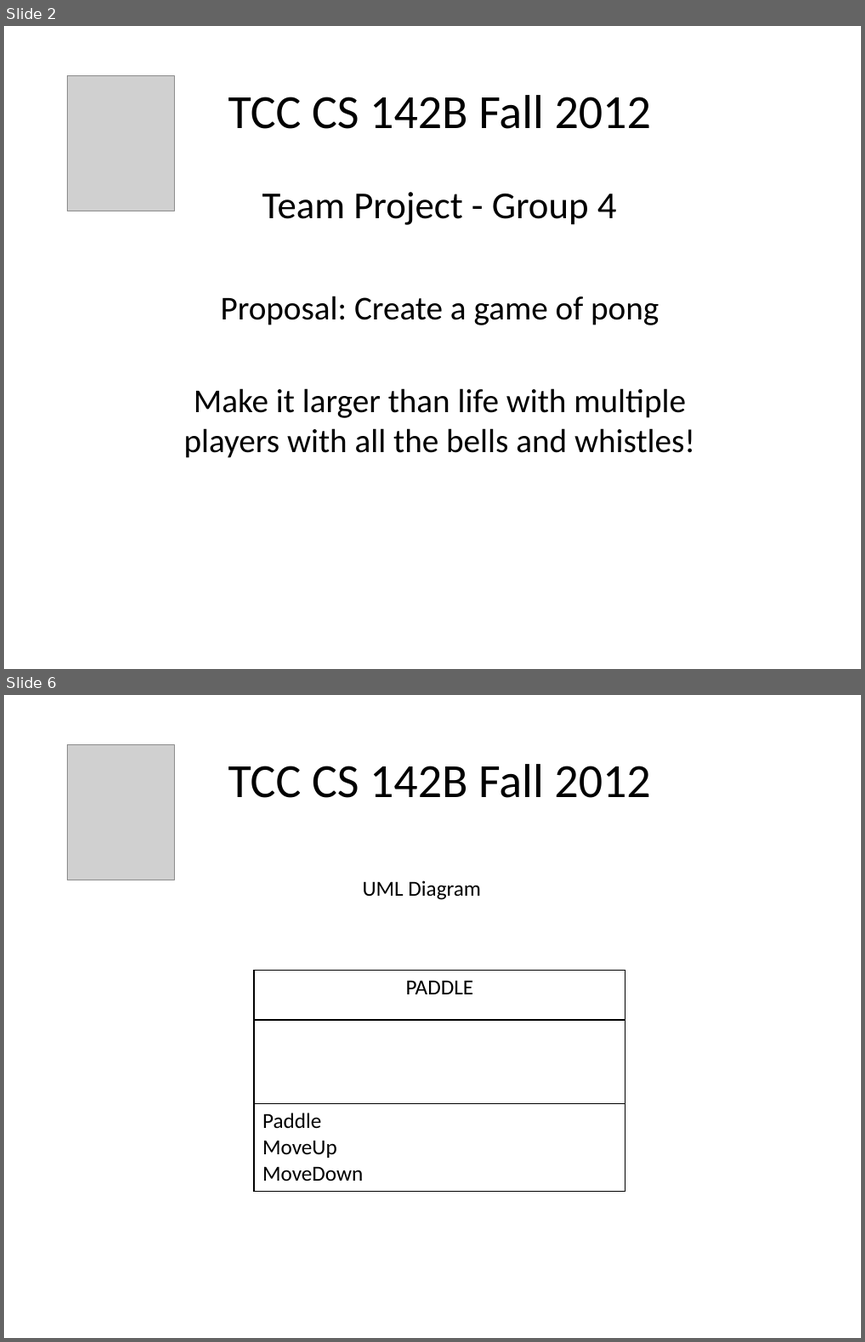
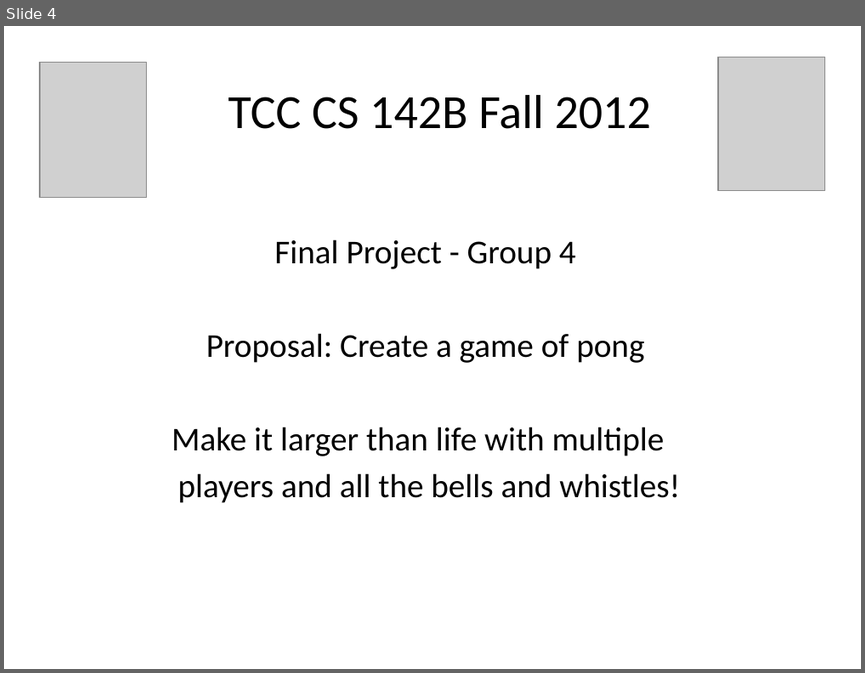
Before and after one commit to samhug/cs_142_final_project, a slide deck: JAVA Group Project Presentation.pptx. Shown one above the other, each under a label of ours: slides 2 and 6 before the commit, slide 4 after it; the slides between them are not shown. The pictures are 865x1342 and 865x673 pixels, drawn with LibreOffice and Linux fonts; fonts in the diff are those of the drawing; grey boxes stand for pictures. Boxes give left, top, right and bottom in pixels: in the first picture for what was removed or moved away, otherwise in the second. Text is boxed around its words. In the diff, an @@ line names an element or a change of style, - is before the commit and + after.

```diff
--- a/JAVA Group Project Presentation.pptx
+++ b/JAVA Group Project Presentation.pptx
@@ slide 6 removed at <box>4,695,861,1338</box>, background #FFFFFF @@
@@ picture removed at <box>68,744,175,879</box> @@
@@ text removed at <box>228,764,650,798</box> @@
-TCC CS 142B Fall 2012
@@ text removed at <box>363,880,481,900</box> @@
-UML Diagram
@@ table removed at <box>254,970,625,1190</box>, 3 rows, 1 columns @@
-PADDLE
-
-Paddle / MoveUp / MoveDown
@@ what was slide 2 is now slide 4 @@
@@ slide 4 changed as well @@
@@ picture: place and size @@
-picture at <box>68,75,175,210</box>
+picture at <box>40,63,147,198</box>
@@ picture added at <box>718,57,825,190</box> @@
@@ subtitle "Final Project - Group 4": place and size @@
-subtitle "Final Project - Group 4" at <box>184,192,695,458</box>
+subtitle "Final Project - Group 4" at <box>171,239,680,503</box>
@@ subtitle at <box>274,239,576,269</box>: text changed; size 32 to 28 pt @@
-Team Project - Group 4
+Final Project - Group 4
@@ subtitle at <box>171,426,680,503</box>: text changed @@
-Make it larger than life with multiple players with all the bells and whistles!
+Make it larger than life with multiple
+players and all the bells and whistles!
```
Also in this commit, not shown: 5 other slides changed, 3 slides added, 3 other slides removed.
